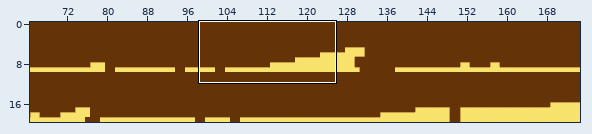
Level history. Tiled map: assets/levels/level7.tmx. The first picture is a wide view before the edit; the outline marks the close-up.
Close-up. Earlier state:
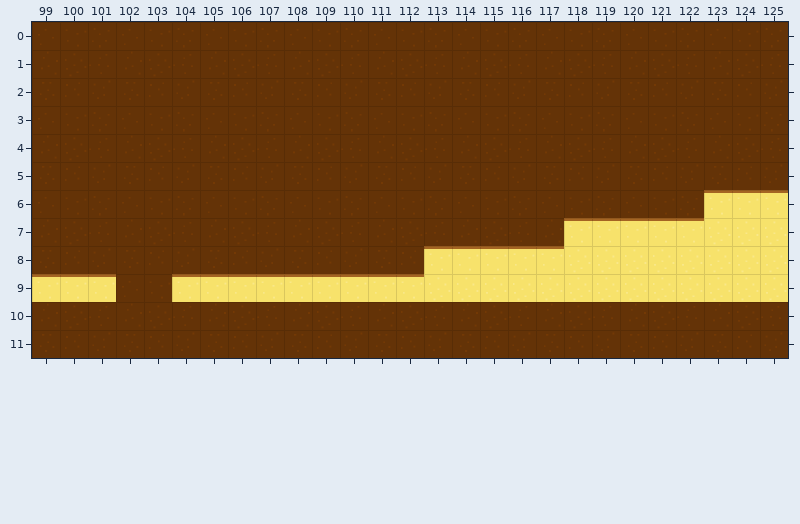
Cells are 64x64 px. Shown: x 99..125, y 0..11. The commit also changed other parts of the map, which this record leaves out. Tiles whose own drawing changed are shown in their newer look in all pictures.
Once edited:
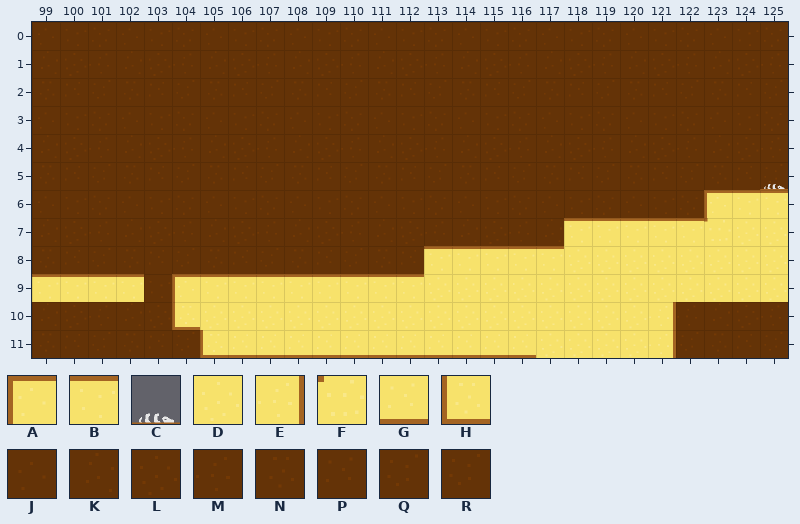
Key: from "level": A 0, B 1, C 9, D 11, E 12, F 14, G 21, H 31, J 33, K 43, L 44, M 45, N 53, P 54, Q 55, R 87.
_ is an empty cell.
Change:
Layer "Background":
Tile J gives way to one hidden under a higher layer in row 9 at x 102.
Tile K gives way to one hidden under a higher layer in row 10 at x 105, 108, 111, 114, 117 and 120.
Tile L gives way to one hidden under a higher layer in row 10 at x 106, 109, 112, 115, 118 and 121.
Tile M gives way to one hidden under a higher layer in row 10 at x 104, 107, 110, 113, 116 and 119.
Tile N gives way to one hidden under a higher layer in row 11 at x 105, 108, 111, 114, 117 and 120.
Tile P gives way to one hidden under a higher layer in row 11 at x 106, 109, 112, 115, 118 and 121.
Tile Q gives way to one hidden under a higher layer in row 11 at x 107, 110, 113, 116 and 119.
The edit turns tile Q into tile R in row 5 at x 125.
Layer "Kachelebene 1":
The edit turns tile B into tile A in row 6 at x 123; in row 9 at x 104.
There is now tile B in row 9 at x 102.
There is now tile C in row 5 at x 125.
There is now tile D in row 10 at x 105 to 120; in row 11 at x 117 to 120.
There is now tile E in rows 10 to 11 at x 121.
The edit turns tile D into tile F in row 7 at x 123.
There is now tile G in row 11 at x 106 to 116.
There is now tile H in row 10 at x 104; in row 11 at x 105.
Changed places in both close-ups, as pixel boxes (x1, y1, x2, y2):
changed: (760, 166, 788, 190)
changed: (704, 193, 731, 245)
changed: (116, 274, 144, 302)
changed: (172, 277, 676, 358)
